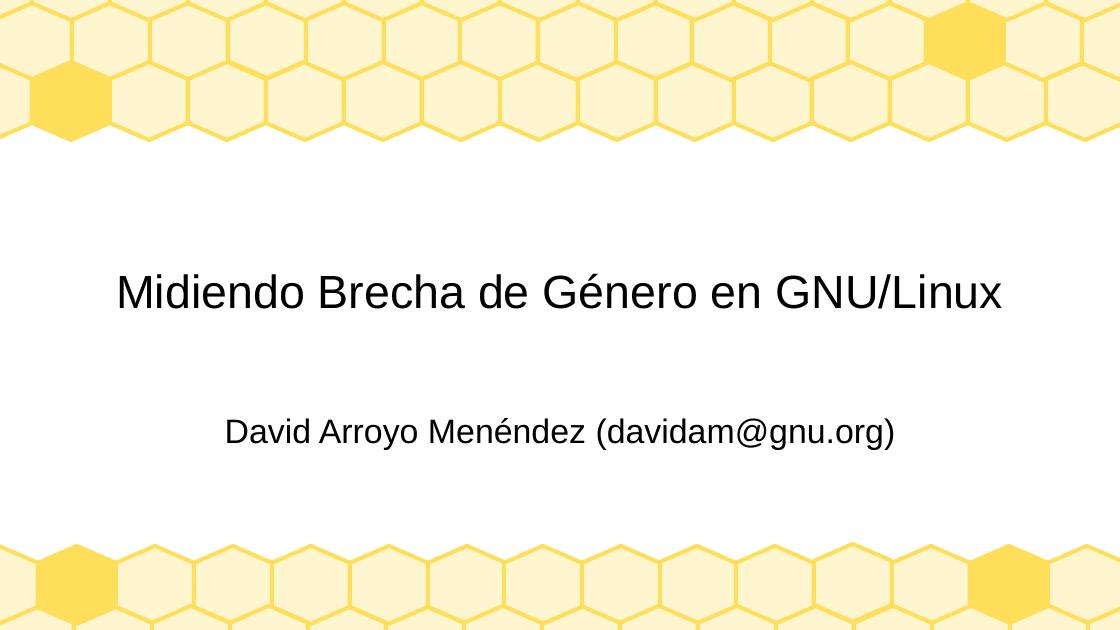
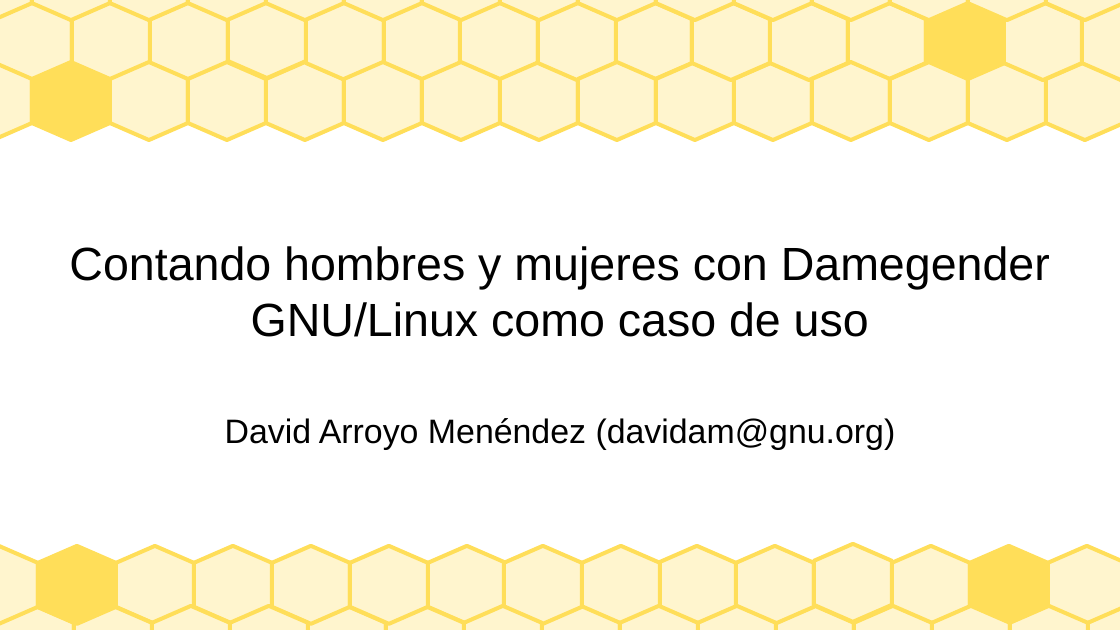
Before and after one commit to davidam/damegender, a slide deck: slide 1 of slides/brechagnulinux.odp. Drawn at 1120x630 pixels with LibreOffice and Linux fonts; fonts in the diff are those of the drawing. Boxes give left, top, right and bottom in pixels: in the first picture for what was removed or moved away, otherwise in the second. Text is boxed around its words. In the diff, an @@ line names an element or a change of style, - is before the commit and + after.

Commit message:
slides/brechagnulinux.*: add more slides

```diff
--- a/slides/brechagnulinux.odp
+++ b/slides/brechagnulinux.odp
@@ title at (x1=69, y1=246, x2=1050, y2=337): text changed @@
-Midiendo Brecha de Género en GNU/Linux
+Contando hombres y mujeres con Damegender
+GNU/Linux como caso de uso
```
Also in this commit, not shown: 2 slides added, 1 other file.
